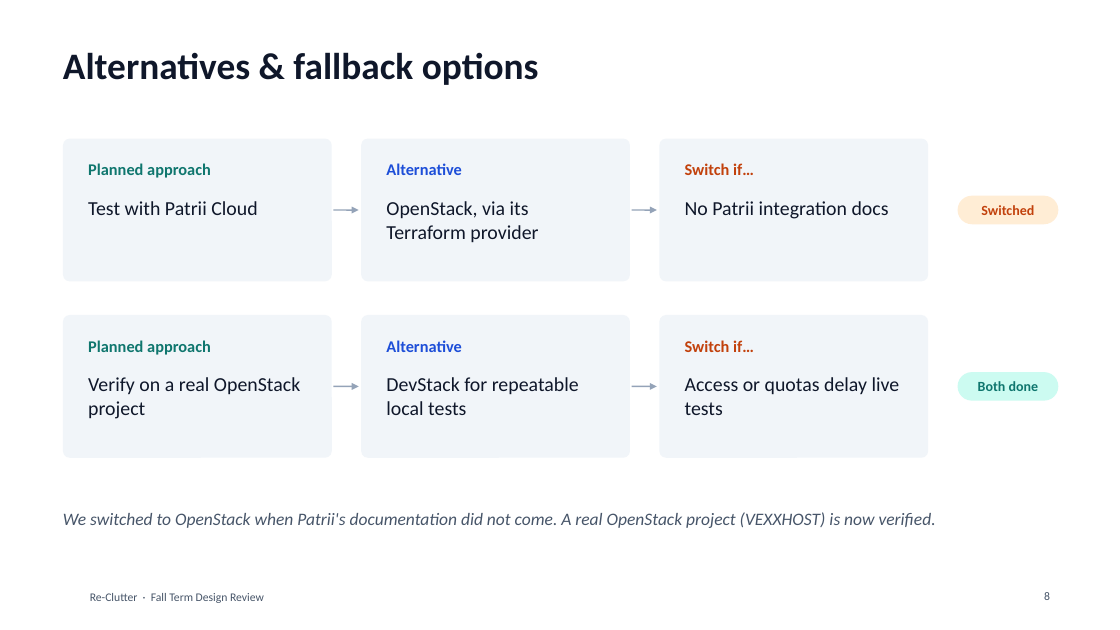
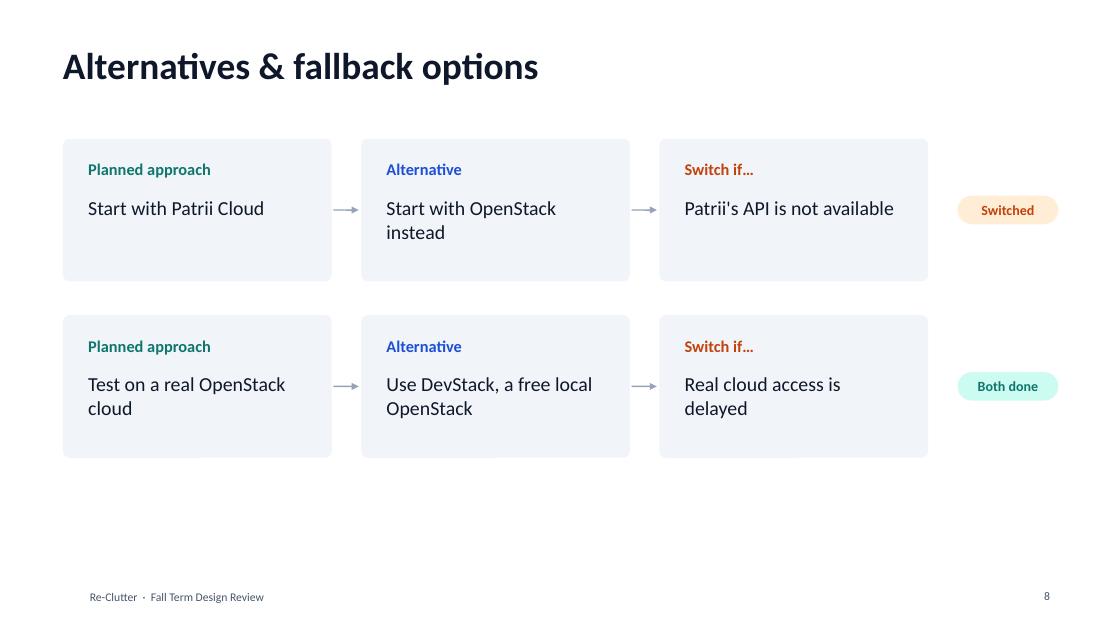
Before and after one commit to Alberta2514640/clutter, a slide deck: slide 8 of deliverables/Re-Clutter_Fall_Design_Review_Software.pptx. Drawn at 1120x630 pixels with LibreOffice and Linux fonts; fonts in the diff are those of the drawing; background and template pictures are left out. Boxes give left, top, right and bottom in pixels: in the first picture for what was removed or moved away, otherwise in the second. Text is boxed around its words. In the diff, an @@ line names an element or a change of style, - is before the commit and + after.

Commit message:
Make the design review deck accurate and plain for outside readers
Rebuild the fall design review deck after a fact check against the
real-cloud, local and test-plan reports: correct overstated claims,
add what is not proven yet, explain cloud terms at first use, state the
current asks (AWS organization permissions with the sponsor), and add a
clearer problem statement.

```diff
--- a/deliverables/Re-Clutter_Fall_Design_Review_Software.pptx
+++ b/deliverables/Re-Clutter_Fall_Design_Review_Software.pptx
@@ text at (88,201,264,215): text changed @@
-Test with Patrii Cloud
+Start with Patrii Cloud
@@ text at (386,201,556,239): text changed @@
-OpenStack, via its Terraform provider
+Start with OpenStack instead
@@ text at (685,201,894,215): text changed @@
-No Patrii integration docs
+Patrii's API is not available
@@ text at (88,377,285,415): text changed @@
-Verify on a real OpenStack project
+Test on a real OpenStack cloud
@@ text at (386,377,592,419): text changed @@
-DevStack for repeatable local tests
+Use DevStack, a free local OpenStack
@@ text at (685,377,840,419): text changed @@
-Access or quotas delay live tests
+Real cloud access is delayed
@@ text removed at (63,512,936,528) @@
-We switched to OpenStack when Patrii's documentation did not come. A real OpenStack project (VEXXHOST) is now verified.
```
Also in this commit, not shown: 18 other slides changed, 2 slides added, 2 slides removed.
